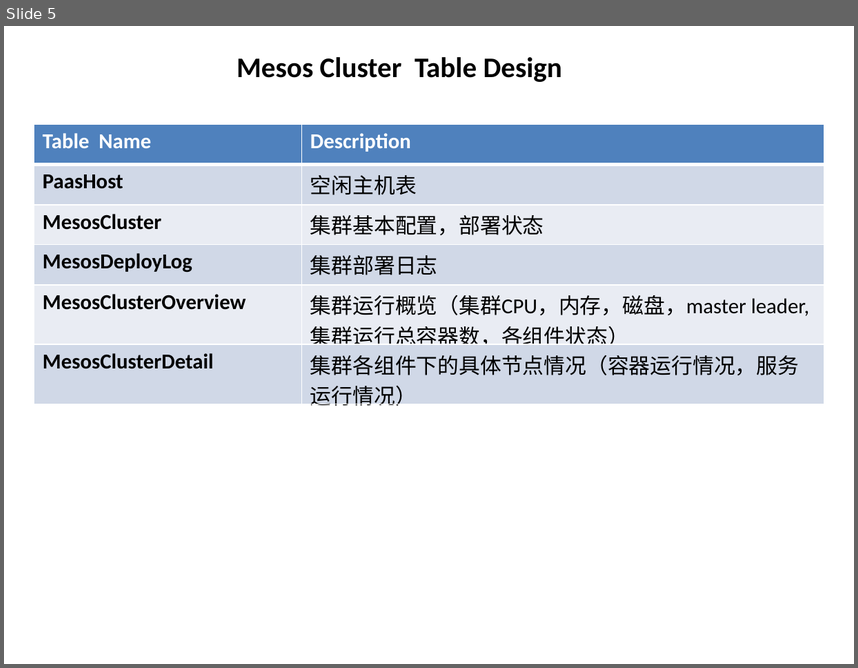
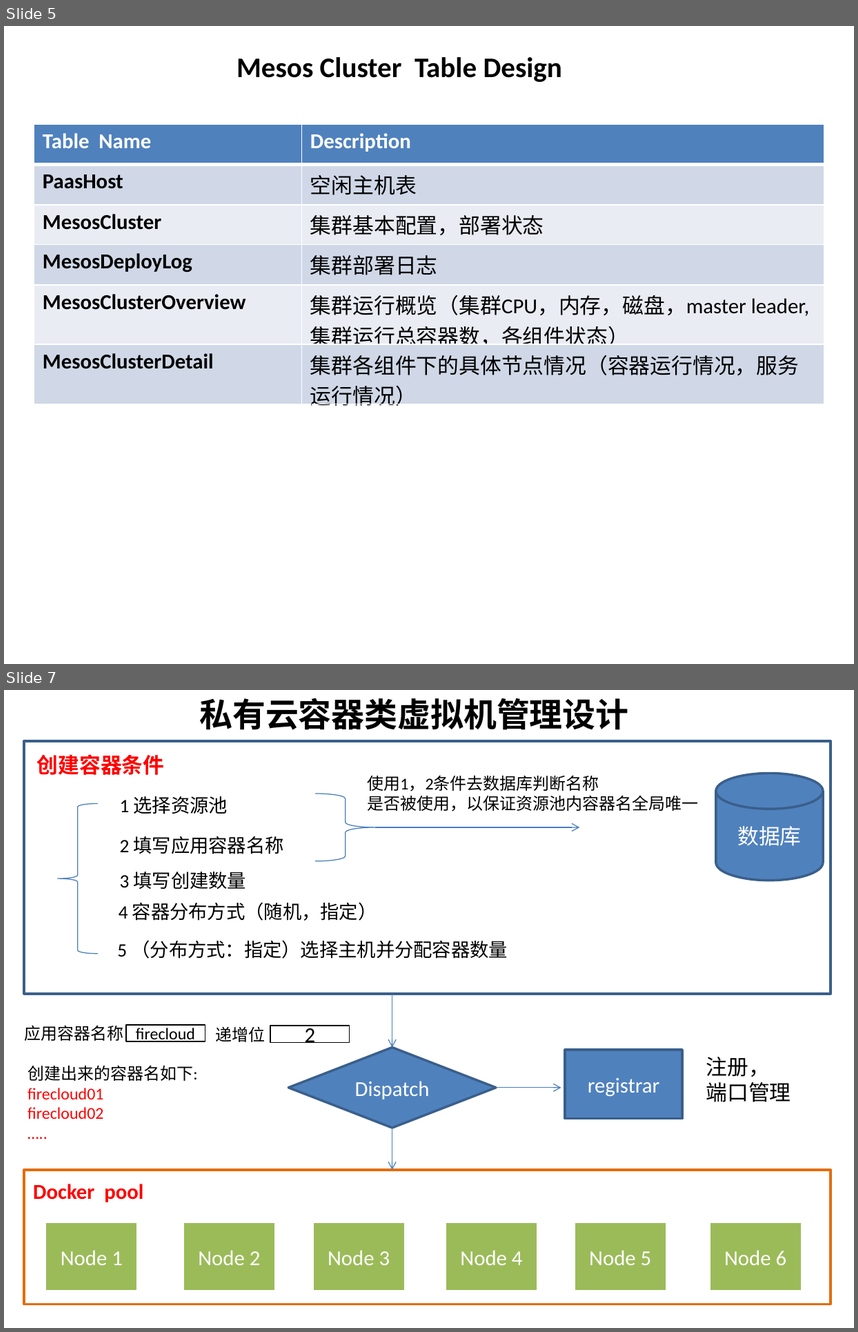
Before and after one commit to wsyx123/firecloud-server, a slide deck: description/firecloud-architecture.pptx. Shown one above the other, each under a label of ours: slide 5 before the commit, slides 5 and 7 after it; the slides between them are not shown. The pictures are 858x668 and 858x1332 pixels, drawn with LibreOffice and Linux fonts; fonts in the diff are those of the drawing. Boxes give left, top, right and bottom in pixels: in the first picture for what was removed or moved away, otherwise in the second. Text is boxed around its words. In the diff, an @@ line names an element or a change of style, - is before the commit and + after.

```diff
--- a/description/firecloud-architecture.pptx
+++ b/description/firecloud-architecture.pptx
@@ slide 7 added at (4, 690, 854, 1328), background #FFFFFF @@
@@ text added at (199, 698, 628, 730), 28 pt, text #000000, bold @@
+私有云容器类虚拟机管理设计
@@ rectangle added at (25, 741, 831, 994), fill #FFFFFF, outline #3A5F8C 2 pt @@
@@ text added at (37, 754, 165, 775), 18 pt, text #FF0000, bold @@
+创建容器条件
@@ text added at (367, 776, 698, 811), 14 pt, text #000000 @@
+使用1，2条件去数据库判断名称
+是否被使用，以保证资源池内容器名全局唯一
@@ cylinder added at (716, 773, 824, 880), fill #4F81BD, outline #3A5F8C 2 pt, 18 pt, text #FFFFFF @@
+数据库
@@ left brace added at (58, 804, 98, 954), outline #4B7EBC 0.75 pt @@
@@ text added at (120, 796, 228, 814), 16 pt, text #000000 @@
+1 选择资源池
@@ right brace added at (315, 793, 375, 861), outline #4B7EBC 0.75 pt @@
@@ arrow added from (375, 827) to (579, 827), #4B7EBC 0.75 pt @@
@@ text added at (120, 836, 284, 854), 16 pt, text #000000 @@
+2 填写应用容器名称
@@ text added at (120, 871, 247, 889), 16 pt, text #000000 @@
+3 填写创建数量
@@ text added at (119, 902, 377, 920), 16 pt, text #000000 @@
+4 容器分布方式（随机，指定）
@@ text added at (117, 940, 508, 958), 16 pt, text #000000 @@
+5 （分布方式：指定）选择主机并分配容器数量
@@ arrow added from (392, 994) to (392, 1047), #4B7EBC 0.75 pt @@
@@ text added at (24, 1025, 123, 1041), 14 pt, text #000000 @@
+应用容器名称
@@ rectangle added at (126, 1025, 205, 1042), fill #FFFFFF, outline #000000 1 pt, 14 pt, text #000000 @@
+firecloud
@@ text added at (216, 1027, 266, 1042), 14 pt, text #000000 @@
+递增位
@@ rectangle added at (270, 1026, 349, 1043), fill #FFFFFF, outline #000000 1 pt, 18 pt, text #000000 @@
+2
@@ diamond added at (289, 1047, 496, 1127), fill #4F81BD, outline #3A5F8C 2 pt, 18 pt, text #FFFFFF @@
+Dispatch
@@ rectangle added at (565, 1049, 682, 1118), fill #4F81BD, outline #3A5F8C 2 pt, 18 pt, text #FFFFFF @@
+registrar
@@ text added at (706, 1056, 791, 1102), 18 pt, text #000000 @@
+注册，
+端口管理
@@ text added at (27, 1065, 198, 1118), 14 pt, text #FF0000 @@
+创建出来的容器名如下:
+firecloud01
+firecloud02
+…..
@@ arrow added from (496, 1087) to (562, 1087), #4B7EBC 0.75 pt @@
@@ arrow added from (392, 1127) to (392, 1170), #4B7EBC 0.75 pt @@
@@ rectangle added at (25, 1170, 831, 1304), fill #FFFFFF, outline #E46C0A 2 pt @@
@@ text added at (33, 1183, 143, 1202), 18 pt, text #FF0000, bold @@
+Docker pool
@@ rectangle added at (47, 1223, 136, 1290), fill #9BBB59, 18 pt, text #FFFFFF @@
+Node 1
@@ rectangle added at (184, 1223, 274, 1290), fill #9BBB59, 18 pt, text #FFFFFF @@
+Node 2
@@ rectangle added at (313, 1223, 404, 1290), fill #9BBB59, 18 pt, text #FFFFFF @@
+Node 3
@@ rectangle added at (446, 1223, 536, 1290), fill #9BBB59, 18 pt, text #FFFFFF @@
+Node 4
@@ rectangle added at (575, 1223, 665, 1290), fill #9BBB59, 18 pt, text #FFFFFF @@
+Node 5
@@ rectangle added at (711, 1223, 800, 1290), fill #9BBB59, 18 pt, text #FFFFFF @@
+Node 6
```
Also in this commit, not shown: 2 other slides added, 19 other files.
